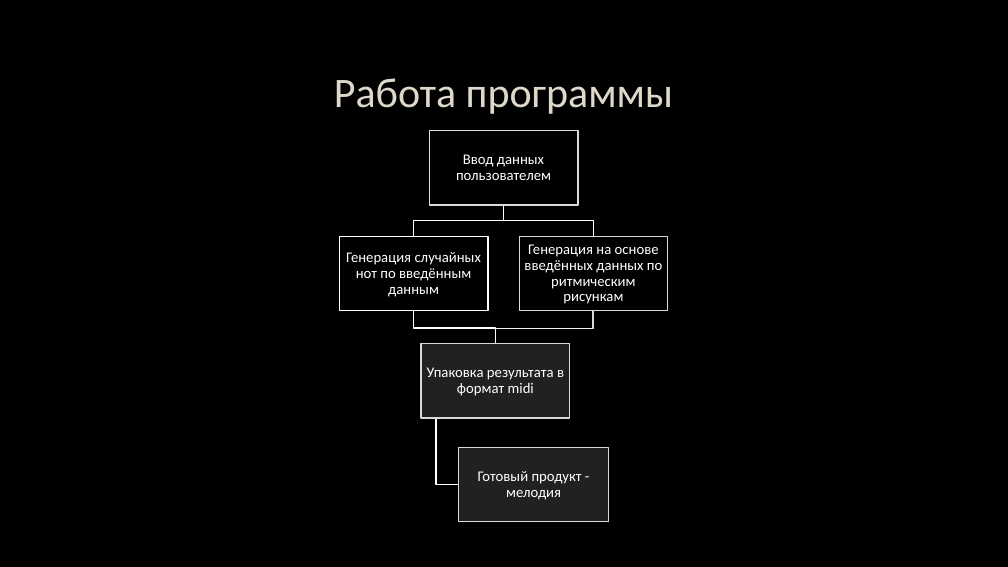
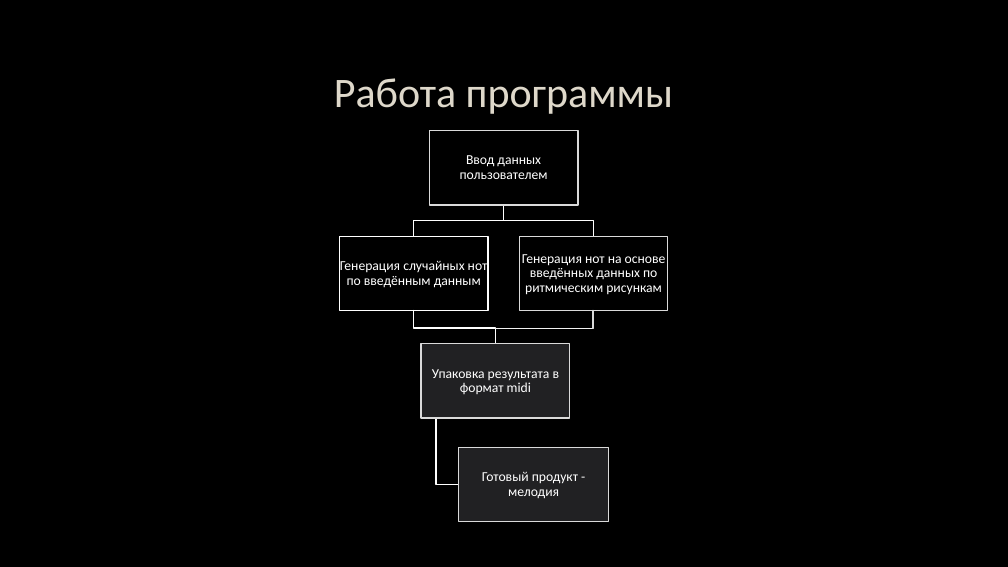
Before and after one commit to EugeniaBee/Melody-generator, a slide deck: slide 7 of Программа_Генерирующая_Музыку_ИП_Фрик_Евгений_2022.pptx. Drawn at 1008x567 pixels with LibreOffice and Linux fonts; fonts in the diff are those of the drawing; background and template pictures are left out. Boxes give left, top, right and bottom in pixels: in the first picture for what was removed or moved away, otherwise in the second. Text is boxed around its words. In the diff, an @@ line names an element or a change of style, - is before the commit and + after.

```diff
--- a/Программа_Генерирующая_Музыку_ИП_Фрик_Евгений_2022.pptx
+++ b/Программа_Генерирующая_Музыку_ИП_Фрик_Евгений_2022.pptx
@@ text at (522,254,666,295): text changed; size 14 to 13 pt @@
-Генерация на основе введённых данных по ритмическим рисункам
+Генерация нот на основе введённых данных по ритмическим рисункам
@@ size 14 to 13 pt in 4 elements at (460,155,548,179), (340,258,488,288), (432,369,560,394), (482,472,578,499) @@
```
Also in this commit, not shown: 3 other slides changed, 1 slide added.
